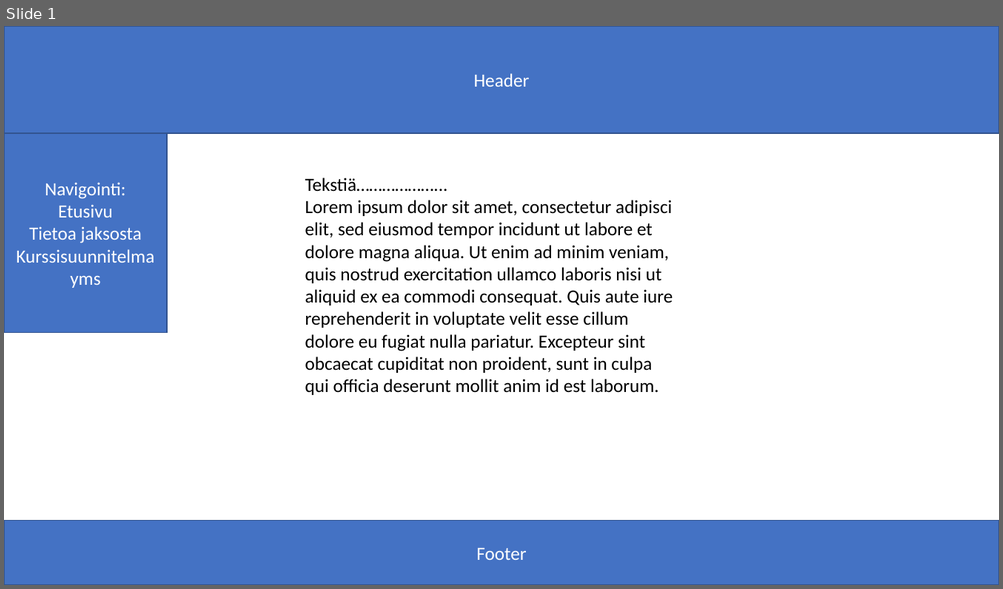
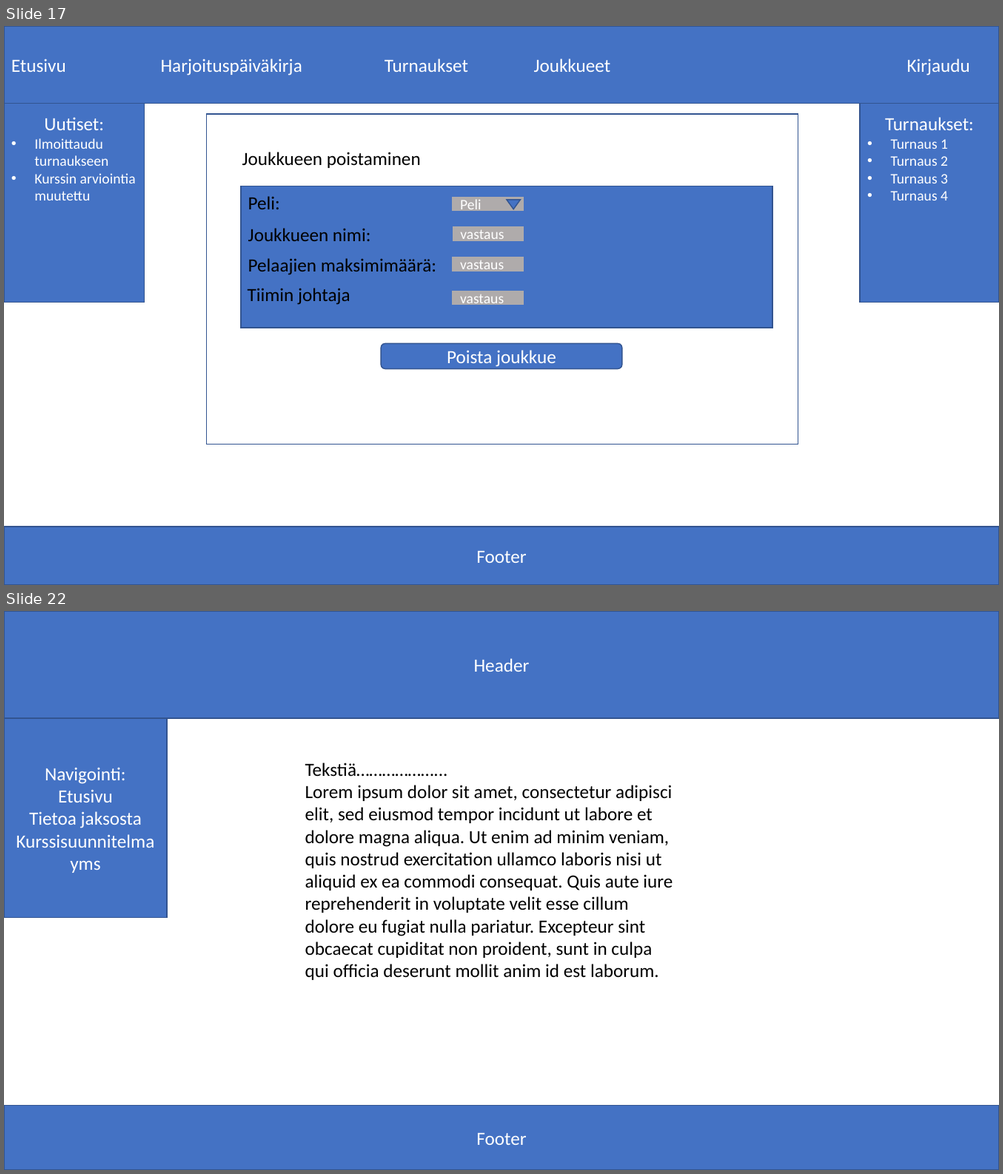
Before and after one commit to KalleVuoristo/Kouluhommat, a slide deck: eurheilu_projekti/pikaluonnos.pptx. Shown one above the other, each under a label of ours: slide 1 before the commit, slides 17 and 22 after it; the slides between them are not shown. The pictures are 1003x589 and 1003x1174 pixels, drawn with LibreOffice and Linux fonts; fonts in the diff are those of the drawing; background and template pictures are left out. Boxes give left, top, right and bottom in pixels: in the first picture for what was removed or moved away, otherwise in the second. Text is boxed around its words. In the diff, an @@ line names an element or a change of style, - is before the commit and + after.

```diff
--- a/eurheilu_projekti/pikaluonnos.pptx
+++ b/eurheilu_projekti/pikaluonnos.pptx
@@ slide 17 added at (x1=4, y1=26, x2=999, y2=585), background picture (left out) @@
@@ rectangle added at (x1=4, y1=26, x2=999, y2=104), fill #4472C4, outline #325491 1 pt, 18 pt, text #FFFFFF @@
+Etusivu Harjoituspäiväkirja Turnaukset Joukkueet Kirjaudu
@@ rectangle added at (x1=4, y1=104, x2=145, y2=303), fill #4472C4, outline #325491 1 pt, 14 pt, text #FFFFFF @@
+Uutiset:
+• Ilmoittaudu turnaukseen
+• Kurssin arviointia muutettu
@@ rectangle added at (x1=206, y1=114, x2=798, y2=445), fill #FFFFFF, outline #325491 1 pt @@
@@ rectangle added at (x1=859, y1=104, x2=999, y2=303), fill #4472C4, outline #325491 1 pt, 14 pt, text #FFFFFF @@
+Turnaukset:
+• Turnaus 1
+• Turnaus 2
+• Turnaus 3
+• Turnaus 4
@@ text added at (x1=242, y1=152, x2=421, y2=168), 18 pt, text #000000 @@
+Joukkueen poistaminen
@@ rectangle added at (x1=241, y1=187, x2=772, y2=328), fill #4472C4, outline #325491 1 pt @@
@@ text added at (x1=248, y1=196, x2=280, y2=210), 18 pt, text #000000 @@
+Peli:
@@ rectangle added at (x1=452, y1=198, x2=523, y2=211), fill #AFABAB, outline #AFABAB 1 pt, 14 pt, text #FFFFFF @@
+Peli
@@ triangle added at (x1=507, y1=200, x2=521, y2=210), fill #4472C4, outline #325491 1 pt @@
@@ text added at (x1=248, y1=228, x2=371, y2=241), 18 pt, text #000000 @@
+Joukkueen nimi:
@@ rectangle added at (x1=453, y1=227, x2=523, y2=241), fill #AFABAB, outline #AFABAB 1 pt, 14 pt, text #FFFFFF @@
+vastaus
@@ text added at (x1=248, y1=258, x2=436, y2=275), 18 pt, text #000000 @@
+Pelaajien maksimimäärä:
@@ rectangle added at (x1=452, y1=258, x2=523, y2=272), fill #AFABAB, outline #AFABAB 1 pt, 14 pt, text #FFFFFF @@
+vastaus
@@ text added at (x1=247, y1=288, x2=350, y2=305), 18 pt, text #000000 @@
+Tiimin johtaja
@@ rectangle added at (x1=452, y1=292, x2=523, y2=305), fill #AFABAB, outline #AFABAB 1 pt, 14 pt, text #FFFFFF @@
+vastaus
@@ rounded rectangle added at (x1=381, y1=344, x2=622, y2=369), fill #4472C4, outline #325491 1 pt, 18 pt, text #FFFFFF @@
+Poista joukkue
@@ rectangle added at (x1=4, y1=528, x2=999, y2=585), fill #4472C4, outline #325491 1 pt, 18 pt, text #FFFFFF @@
+Footer
@@ what was slide 1 is now slide 22 @@
```
Also in this commit, not shown: 20 other slides added.
